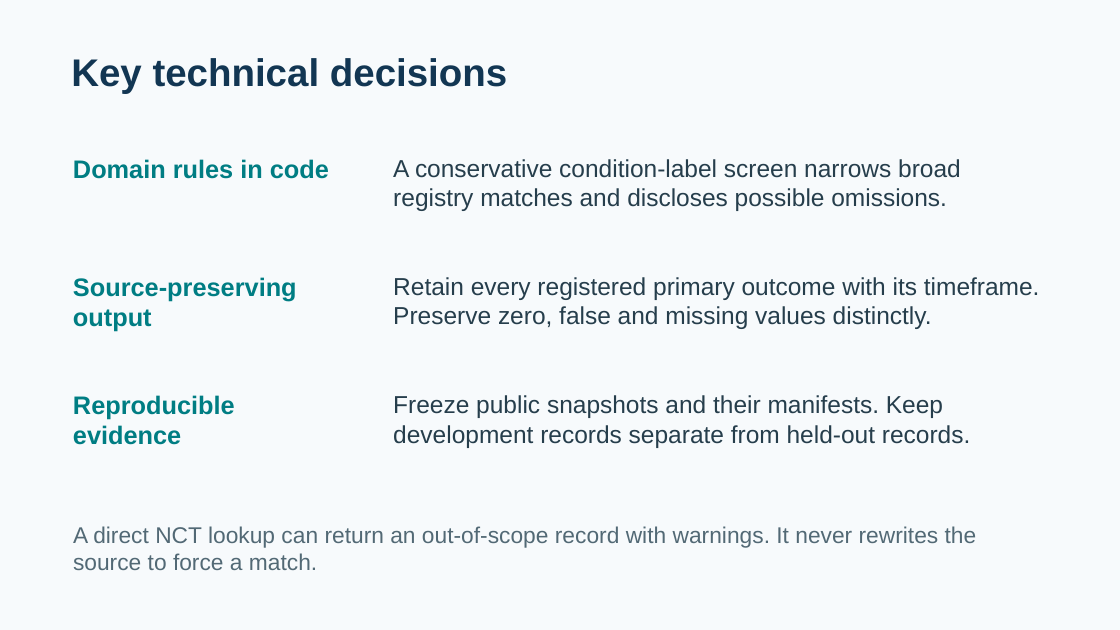
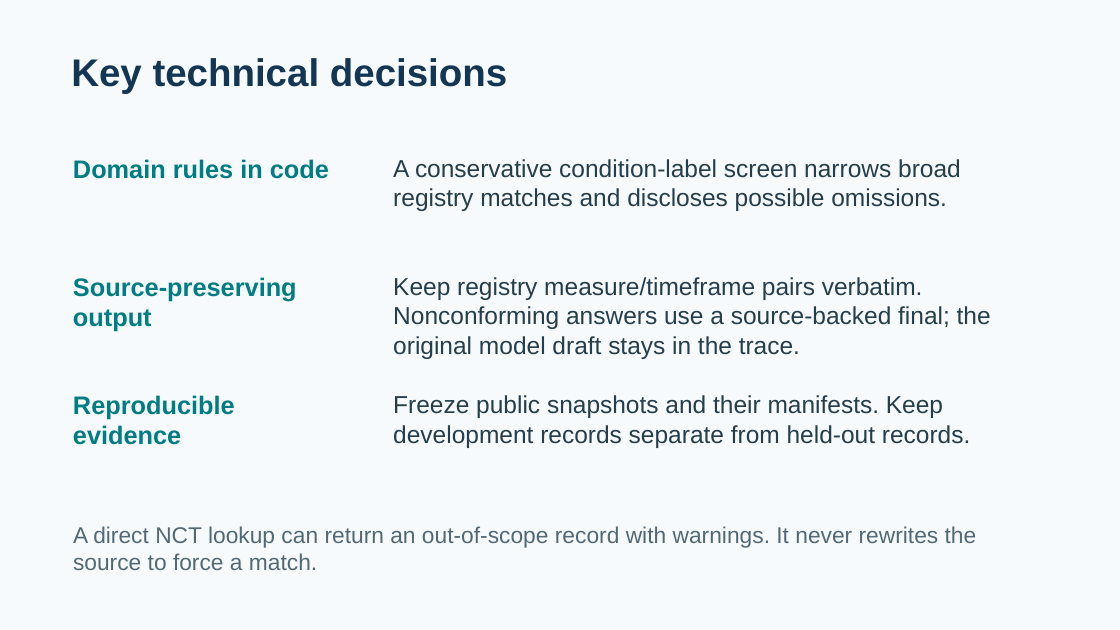
Before and after one commit to imtiaz-cdc/T2D-compass, a slide deck: slide 6 of deliverables/2026-11-23/03-T2D-Compass-Slides.pptx. Drawn at 1120x630 pixels with LibreOffice and Linux fonts; fonts in the diff are those of the drawing. Boxes give left, top, right and bottom in pixels: in the first picture for what was removed or moved away, otherwise in the second. Text is boxed around its words. In the diff, an @@ line names an element or a change of style, - is before the commit and + after.

```diff
--- a/deliverables/2026-11-23/03-T2D-Compass-Slides.pptx
+++ b/deliverables/2026-11-23/03-T2D-Compass-Slides.pptx
@@ text at box(393, 277, 991, 359): text changed @@
-Retain every registered primary outcome with its timeframe. Preserve zero, false and missing values distinctly.
+Keep registry measure/timeframe pairs verbatim. Nonconforming answers use a source-backed final; the original model draft stays in the trace.
```
Also in this commit, not shown: 3 other slides changed, 28 other files.
